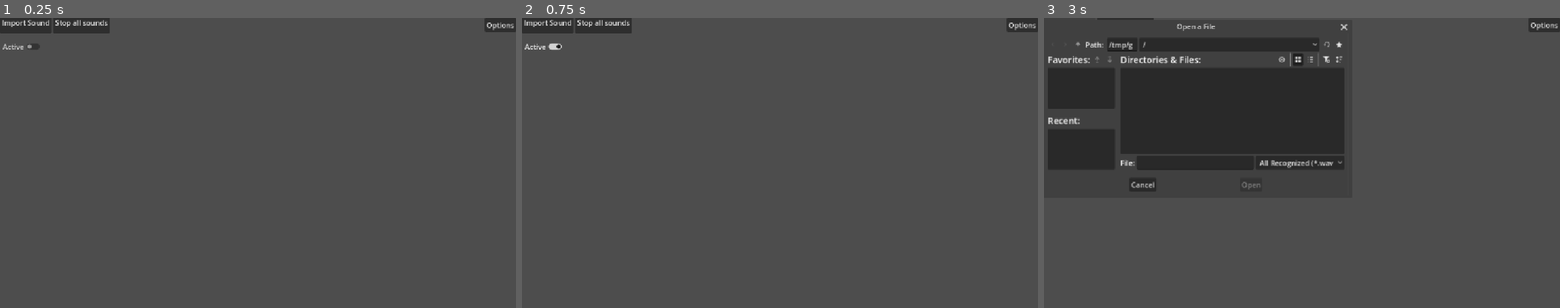
Above: before the commit, frames 1-3 (left to right).
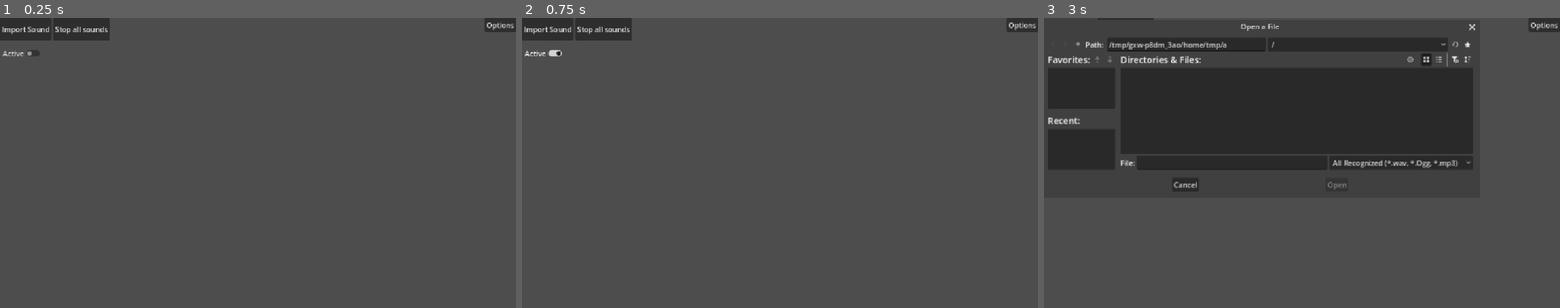
Above: after the commit, the same moments.

Repository: Fishlung/Soundboard-App
Game: Godot game, scene res://main.tscn
The game is run twice, just before and just after one commit, with the same random seed, the same clock (stepped at 60 frames per second) and the same inputs.
Inputs:
- Up to frame 1 (0.25 s): no input
- Up to frame 2 (0.75 s): click "Active" at 0.5 s
- Up to frame 3 (3 s): click "Active" at 1.25 s; click "Active" at 2 s; click "Import Sound" at 2.75 s

The runs differ from the first frame. In frame 1, 1.1% of the frame differs, in the area x 0-22%, y 0-14%; in frame 2, 1.1%; in frame 3, 10%, in the area x 16-84%, y 2-60%.

Commit message:
Fix VBoxContainer being slightly in ceiling

Diff:
--- a/main.tscn
+++ b/main.tscn
@@ -16,26 +16,26 @@
 unique_name_in_owner = true
 oversampling_override = 1.0
 title = "Open a File"
+size = Vector2i(966, 360)
 file_mode = 0
 access = 2
 filters = PackedStringArray("*.wav", "*.Ogg", "*.mp3")
 
 [node name="VBoxContainer" type="VBoxContainer" parent="." unique_id=235984016]
 layout_mode = 1
-anchors_preset = -1
-anchor_right = 1.0
-anchor_bottom = 0.8919753
-grow_horizontal = 2
-grow_vertical = 2
-metadata/_edit_use_anchors_ = true
+offset_right = 245.0
+offset_bottom = 608.0
 
 [node name="HBoxContainer" type="HBoxContainer" parent="VBoxContainer" unique_id=448205988]
 layout_mode = 2
 size_flags_horizontal = 0
+size_flags_vertical = 4
 
 [node name="Import" type="Button" parent="VBoxContainer/HBoxContainer" unique_id=803927011]
 custom_minimum_size = Vector2(0, 50)
 layout_mode = 2
+size_flags_horizontal = 0
+size_flags_vertical = 0
 text = "Import Sound"
 
 [node name="StopAll" type="Button" parent="VBoxContainer/HBoxContainer" unique_id=823800168]
@@ -214,6 +214,11 @@
 unique_name_in_owner = true
 visible = false
 layout_mode = 1
+anchors_preset = 8
+anchor_left = 0.5
+anchor_top = 0.5
+anchor_right = 0.5
+anchor_bottom = 0.5
 
 [node name="OptionsButton" type="Button" parent="." unique_id=393821585]
 layout_mode = 1
